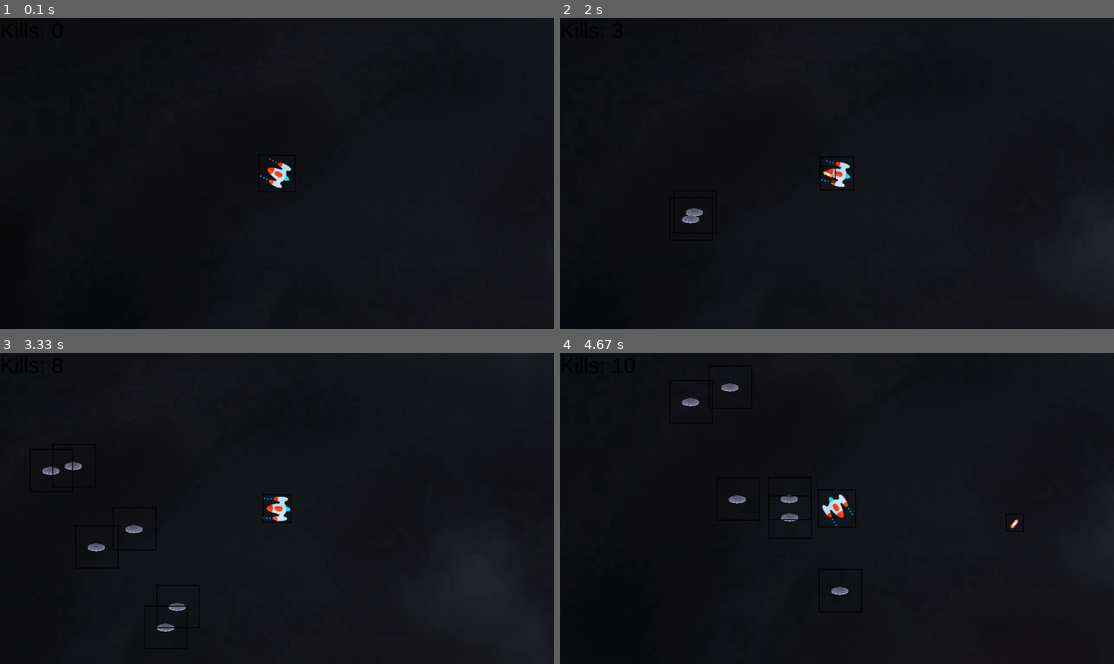
Above: before the commit, frames 1-4 (two rows, left to right).
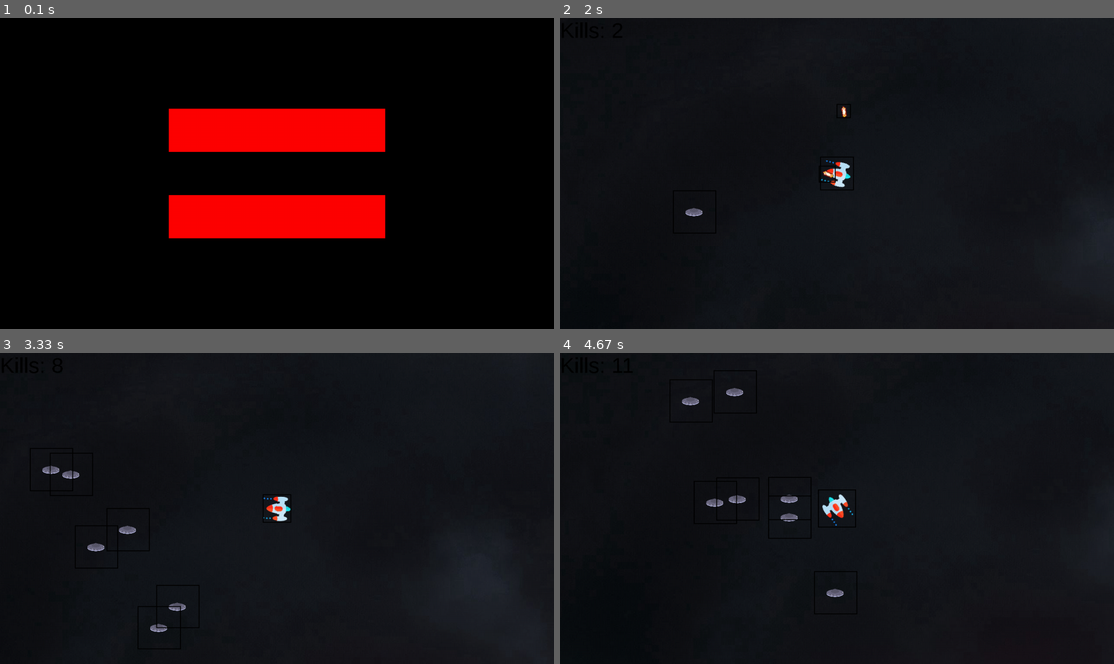
Above: after the commit, the same moments.

Repository: AndreCorreaSantos/Jogo-Pygame
Game: pygame game, started from Main.py
Same seed, same stepped clock (60 frames per second), same inputs: the game is played once before the commit and once after it.
Inputs (mouse positions are in pixels of both pictures, inside the frame that each line leads up to):
- Up to frame 1 (0.1 s): no input
- Up to frame 2 (2 s): press the mouse at (837, 129) at 0.37 s; move the mouse to (897, 148) at 0.47 s; release the mouse at (964, 167) at 0.6 s; click "Kills: 0" at 0.72 s; hold D 1-1.47 s; right-click (654, 235) at 1.55 s; press the mouse at (837, 129) at 1.87 s; move the mouse to (742, 136) at 1.97 s
- Up to frame 3 (3.33 s): release the mouse at (88, 477) at 2.1 s; press the mouse at (277, 552) at 2.2 s; move the mouse to (177, 517) at 2.3 s; release the mouse at (72, 486) at 2.43 s; hold W 2.5-2.8 s; hold D 2.83-3.3 s
- Up to frame 4 (4.67 s): hold A 3.33-3.87 s; hold S 3.9-4.2 s; press the mouse at (837, 464) at 4.27 s; move the mouse to (848, 508) at 4.37 s; release the mouse at (859, 552) at 4.5 s; hold A from 4.57 s (still down)

The runs differ from the first frame. In frame 1, 38% of the frame differs, in the area x 19-100%, y 0-100%; in frame 2, 0.1%; in frame 3, 0.4%; in frame 4, 0.3%.

Commit message:
Começando a implementar um menu.

Diff:
--- a/Main.py
+++ b/Main.py
@@ -35,90 +35,110 @@
     invasor.spawn(mapa)
 
 conta_kills = 0
+click = False
+start = False
 
 while running:
     #inicializando clock que cuida do fps
     background.fill((0,0,0))
     screen.blit(background,(0,0))
+    #construindo menu
+    button_width = 500
+    button_height = 100
+    mx,my = pygame.mouse.get_pos()
+    button1 = pygame.Rect(width/2-button_width/2,height/2-button_height/2-100,button_width,button_height)
+    button2 = pygame.Rect(width/2-button_width/2,height/2-button_height/2+100,button_width,button_height)
+    if button1.collidepoint((mx,my)):
+        if click:
+            start = True
+    if button2.collidepoint((mx,my)):
+        if click:
+            pass
+    pygame.draw.rect(screen,(255,0,0),button1)
+    pygame.draw.rect(screen,(255,0,0),button2)
+
     #checando quit
     for event in pygame.event.get():
         if event.type == pygame.QUIT:
             running = False
+        if event.type == pygame.MOUSEBUTTONDOWN:
+            if event.button == 1:
+                click = True
+    if start == True:
+        #checando eventos criando tiros
+        m1 = pygame.mouse.get_pressed()[0]
+        m2 = pygame.mouse.get_pressed()[2]
+        m3 = pygame.mouse.get_pressed()[1]
+        if m1:
+            now_w = pygame.time.get_ticks()
+            if now_w - start_w >= 100:
+                bala = tiro(p1)
+                bala.rotate()
+                tiros.add(bala)
+                all_sprites.add(bala)
+                start_w = now_w
+        if m2:
+            now_t = pygame.time.get_ticks()
+            if now_t - start_t >= 100:
+                bala2 = tiro(p1)
+                bala2.rotate()
+                tiros.add(bala2)
+                all_sprites.add(bala2)
+                start_t = now_t
+        #updatando invasore e tiros
+        tiros.update()
+        for i in invasores:
+            i.update(mapa)
+            #print(i.rect.x)
+        #print(len(invasores))
+        #checando colisoes, aplicando colisoes e respawnando invasores
+        col = pygame.sprite.groupcollide(tiros,invasores,True,True)
+        for i in col:
+            x_aleatorio = mapa.rect.x+400
+            y_aleatorio = mapa.rect.y+400
+            i = invasor(x_aleatorio,y_aleatorio,random.randint(-5,5),random.randint(-5,5))
+            all_sprites.add(i)
+            invasores.add(i)
+            conta_kills += 1
+        #recebendo e aplicando os parametros para fazer o offset da camera
+        velocidade = 6
+        vx,vy = camera_update(velocidade)
+        #booleanas para saber se o mapa atingiu limite x ou y do mapa e entao parar de aplicar o offset nas outras entidades.
+        testex,testey = mapa.offset()
+        mapa.rect.x += vx
+        mapa.rect.y += vy
+        mapa.draw(screen)
+        for i in all_sprites:
+            if type(i) == player:
+                v1x = 0
+                v1y = 0
+                i.rotate()
+                i.draw(screen)
+            elif type(i) == invasor:
+                if testex:
+                    i.rect.x += vx
+                if testey:
+                    i.rect.y += vy
+                i.move_towards_player(p1)
+                i.draw(screen)
+            else:
+                if testex:
+                    i.rect.x += vx
+                if testey:
+                    i.rect.y += vy
+                i.draw(screen)
 
-    #checando eventos criando tiros
-    m1 = pygame.mouse.get_pressed()[0]
-    m2 = pygame.mouse.get_pressed()[2]
-    m3 = pygame.mouse.get_pressed()[1]
-    if m1:
-        now_w = pygame.time.get_ticks()
-        if now_w - start_w >= 100:
-            bala = tiro(p1)
-            bala.rotate()
-            tiros.add(bala)
-            all_sprites.add(bala)
-            start_w = now_w
-    if m2:
-        now_t = pygame.time.get_ticks()
-        if now_t - start_t >= 100:
-            bala2 = tiro(p1)
-            bala2.rotate()
-            tiros.add(bala2)
-            all_sprites.add(bala2)
-            start_t = now_t
-    #updatando invasore e tiros
-    tiros.update()
-    for i in invasores:
-        i.update(mapa)
-        #print(i.rect.x)
-    #print(len(invasores))
-    #checando colisoes, aplicando colisoes e respawnando invasores
-    col = pygame.sprite.groupcollide(tiros,invasores,True,True)
-    for i in col:
-        x_aleatorio = mapa.rect.x+400
-        y_aleatorio = mapa.rect.y+400
-        i = invasor(x_aleatorio,y_aleatorio,random.randint(-5,5),random.randint(-5,5))
-        all_sprites.add(i)
-        invasores.add(i)
-        conta_kills += 1
-    #recebendo e aplicando os parametros para fazer o offset da camera
-    velocidade = 6
-    vx,vy = camera_update(velocidade)
-    #booleanas para saber se o mapa atingiu limite x ou y do mapa e entao parar de aplicar o offset nas outras entidades.
-    testex,testey = mapa.offset()
-    mapa.rect.x += vx
-    mapa.rect.y += vy
-    mapa.draw(screen)
-    for i in all_sprites:
-        if type(i) == player:
-            v1x = 0
-            v1y = 0
-            i.rotate()
-            i.draw(screen)
-        elif type(i) == invasor:
-            if testex:
-                i.rect.x += vx
-            if testey:
-                i.rect.y += vy
-            i.move_towards_player(p1)
-            i.draw(screen)
-        else:
-            if testex:
-                i.rect.x += vx
-            if testey:
-                i.rect.y += vy
-            i.draw(screen)
+        if conta_kills > 50:
+            mapa = mapa2
+        if conta_kills > 100:
+            mapa = mapa3
 
-    if conta_kills > 50:
-        mapa = mapa2
-    if conta_kills > 100:
-        mapa = mapa3
+        pygame.font.init()
+        myfont = pygame.font.SysFont("Arial",50)
+        textsurface = myfont.render("Kills: {}".format(conta_kills),False,(0,0,0))
+        screen.blit(textsurface,(0,0))
 
-    pygame.font.init()
-    myfont = pygame.font.SysFont("Arial",50)
-    textsurface = myfont.render("Kills: {}".format(conta_kills),False,(0,0,0))
-    screen.blit(textsurface,(0,0))
-
-    #funcao para desenhar a hitbox dos sprites, debug
-    draw_hb(all_sprites,screen)
-    p1.draw_hitbox(screen)
+        #funcao para desenhar a hitbox dos sprites, debug
+        draw_hb(all_sprites,screen)
+        p1.draw_hitbox(screen)
     pygame.display.update()
